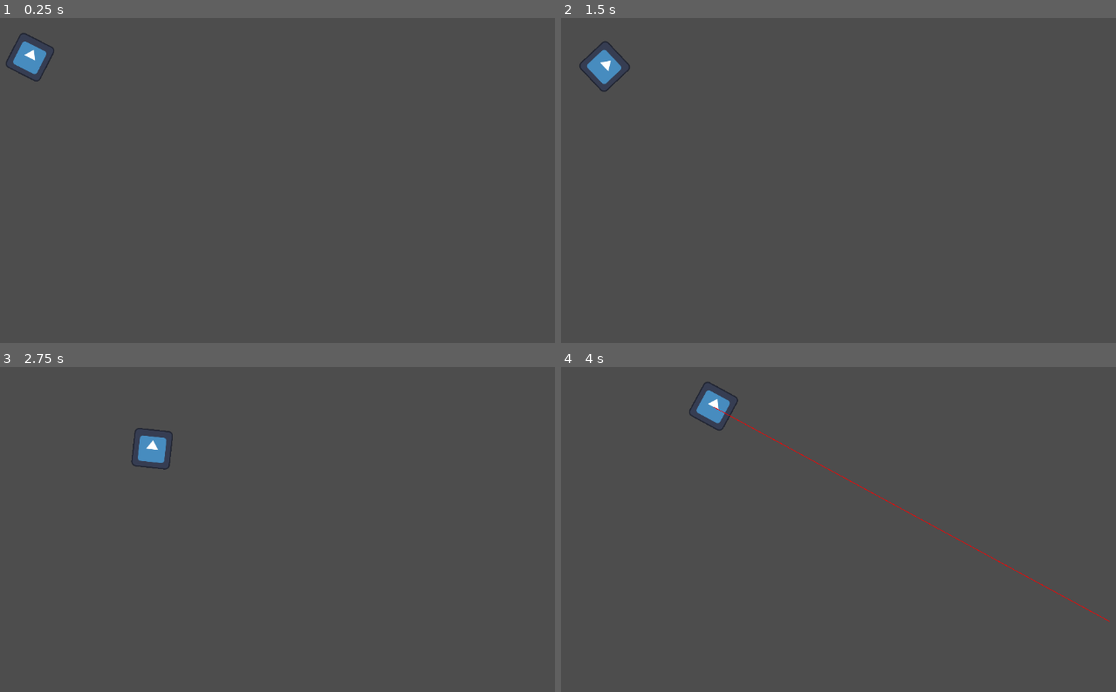
Above: before the commit, frames 1-4 (two rows, left to right).
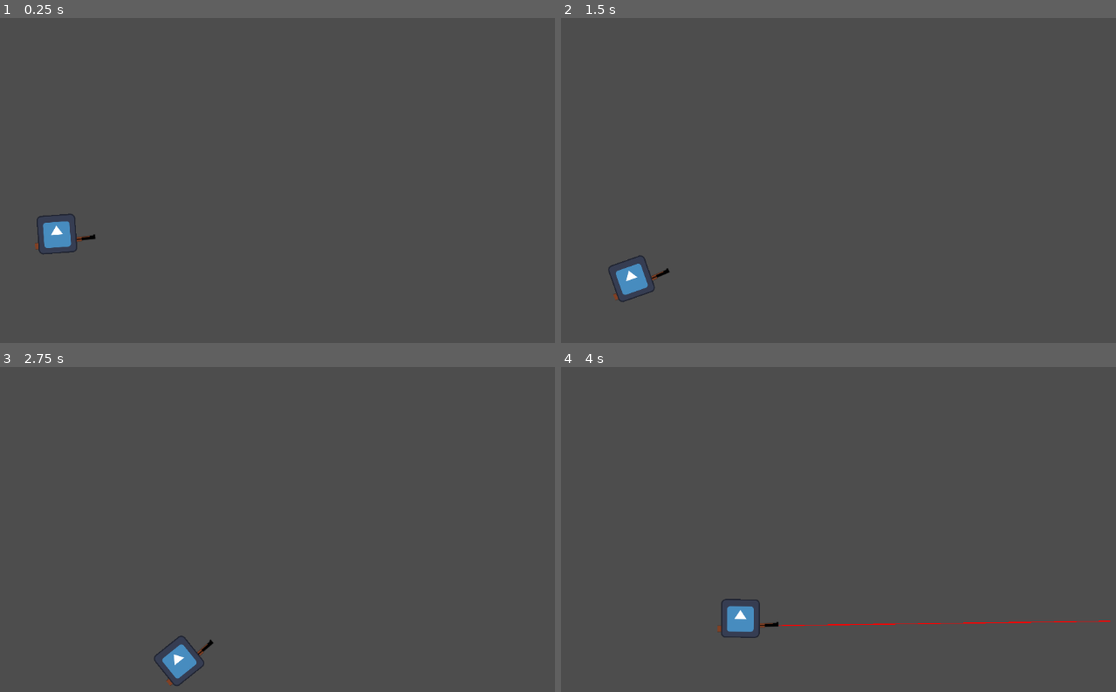
Above: after the commit, the same moments.

Repository: vikkio88/negghia
Game: Godot game, scene res://scenes/actors/player.tscn
Two runs of this game, one before a commit and one after it. Both use one fixed random seed, a clock stepped at 60 frames per second and the inputs below. The engine's default icon, where the game draws it, is replaced by a stand-in: a white triangle on a blue panel in a dark square.
Inputs (mouse positions are in pixels of both pictures, inside the frame that each line leads up to):
- Up to frame 1 (0.25 s): no input
- Up to frame 2 (1.5 s): move the mouse to (1054, 193) at 0.52 s; hold Right (right) 0.53-1.28 s; hold Right mouse button (aim) 0.53-1.28 s; move the mouse to (760, 232) at 1.27 s; hold Down (down) from 1.28 s (still down); right-click (760, 232) at 1.35 s
- Up to frame 3 (2.75 s): move the mouse to (410, 477) at 2.02 s; release Down (down) at 2.03 s; hold Right (right) from 2.03 s (still down); hold Shift (sprint) from 2.03 s (still down); right-click (410, 477) at 2.3 s
- Up to frame 4 (4 s): move the mouse to (866, 640) at 2.77 s; release Right (right) at 2.78 s; release Shift (sprint) at 2.78 s; hold Up (up) 2.78-3.53 s; right-click (866, 640) at 2.85 s; move the mouse to (1110, 620) at 3.52 s; hold Left (left) from 3.53 s (still down); hold Right mouse button (aim) from 3.53 s (still down)

The runs differ from the first frame. In frame 1, 1.1% of the frame differs, in the area x 1-18%, y 4-73%; in frame 2, 1.1%; in frame 3, 1.1%; in frame 4, 1.6%, in the area x 23-100%, y 4-84%.

Commit message:
adding rifle

Diff:
--- a/scenes/actors/player.gd
+++ b/scenes/actors/player.gd
@@ -1,7 +1,10 @@
 extends CharacterBody2D
 
-@onready var Line: Line2D = $Line2D
-@onready var Ray: RayCast2D = $RayCast2D
+const MIN_AIM_DISTANCE: float = 100.0
+
+@onready var Hand: Node2D = $hand/aimcast
+
+
 @export var _speed:float = 100.0
 
 var _speed_malus: float = 1.0
@@ -14,8 +17,8 @@
 	var direction_x := Input.get_axis("left", "right")
 	var direction_y = Input.get_axis("up", "down");
 
-	if Input.is_action_pressed("aim"):
-		cast_aim()
+	if Input.is_action_pressed("aim") and can_aim():
+		aim()
 
 	if Input.is_action_pressed("sprint") and not _is_aiming:
 		_is_sprinting = true
@@ -29,21 +32,26 @@
 		velocity.y = move_toward(velocity.y, 0, get_speed())
 
 	move_and_slide()
-	look_at(get_global_mouse_position())
-	Ray.global_position = global_position
-	Ray.look_at(get_global_mouse_position())
+	if global_position.distance_to(get_aimed_point()) > MIN_AIM_DISTANCE:
+		look_at(get_aimed_point())
+
+func get_aimed_point()-> Vector2:
+	return get_global_mouse_position()
 
 func reset_conditions()->void:
 	_is_sprinting = false
 	_is_aiming = false
-	Line.clear_points()
+	$hand/rifle.set_aim(false)
 	_speed_malus = 1.0
 
-func cast_aim()->void:
+func can_aim() -> bool:
+	return global_position.distance_to(get_aimed_point()) > MIN_AIM_DISTANCE
+
+func aim()->void:
 	_speed_malus = .3
 	_is_aiming = true
-	Line.add_point(to_local(global_position))
-	Line.add_point(get_local_mouse_position())
+	$hand/rifle.set_aim(true)
+
 
 func get_speed()-> float:
 	return (_speed * (1 if not _is_sprinting else 2.8)) *  _speed_malus
--- a/scenes/actors/player.tscn
+++ b/scenes/actors/player.tscn
@@ -1,7 +1,8 @@
-[gd_scene load_steps=4 format=3 uid="uid://bsqv7hl8eu5hm"]
+[gd_scene load_steps=5 format=3 uid="uid://bsqv7hl8eu5hm"]
 
 [ext_resource type="Script" path="res://scenes/actors/player.gd" id="1_i1438"]
 [ext_resource type="Texture2D" uid="uid://blxmwr4rq2n6j" path="res://icon.svg" id="2_6i5qd"]
+[ext_resource type="PackedScene" uid="uid://dfgt0l21jn7nd" path="res://scenes/items/weapons/rifle.tscn" id="3_7f27a"]
 
 [sub_resource type="RectangleShape2D" id="RectangleShape2D_eymji"]
 size = Vector2(131, 129)
@@ -18,12 +19,10 @@
 position = Vector2(0.5, -0.5)
 shape = SubResource("RectangleShape2D_eymji")
 
-[node name="RayCast2D" type="RayCast2D" parent="."]
-top_level = true
-position = Vector2(64, 67)
-target_position = Vector2(400, 0)
+[node name="hand" type="Node2D" parent="."]
+position = Vector2(34, 20)
+z_index = -1
 
-[node name="Line2D" type="Line2D" parent="."]
-position = Vector2(0, 2)
-width = 2.0
-default_color = Color(1, 0, 0, 1)
+[node name="rifle" parent="hand" instance=ExtResource("3_7f27a")]
+position = Vector2(-4, 8)
+scale = Vector2(3, 3)
--- /dev/null
+++ b/scenes/items/weapons/rifle.gd
@@ -0,0 +1,28 @@
+extends Node2D
+
+const OPERATIONAL_DISTANCE: float = 80.0
+
+@onready var Line: Line2D = $sprite/aimline
+@onready var Ray: RayCast2D = $sprite/aimcast
+@onready var Muzzle: Node2D = $muzzle
+
+var _is_aiming: bool = false
+
+func set_aim(aiming: bool) -> void:
+	_is_aiming = aiming
+
+
+func _physics_process(delta: float) -> void:
+	Line.clear_points()
+	Ray.global_position = global_position
+	Line.global_position = global_position
+	var aimed_point = get_global_mouse_position()
+	Ray.look_at(aimed_point)
+	look_at(aimed_point)
+
+	if _is_aiming:
+		aim()
+
+func aim() -> void:
+	Line.add_point(to_local(Muzzle.global_position))
+	Line.add_point(get_local_mouse_position())
--- /dev/null
+++ b/scenes/items/weapons/rifle.tscn
@@ -0,0 +1,33 @@
+[gd_scene load_steps=4 format=3 uid="uid://dfgt0l21jn7nd"]
+
+[ext_resource type="Script" path="res://scenes/items/weapons/rifle.gd" id="1_44ssp"]
+[ext_resource type="Texture2D" uid="uid://b2vlirb3dn6hi" path="res://assets/m1garand.png" id="1_v1npo"]
+
+[sub_resource type="RectangleShape2D" id="RectangleShape2D_3njhb"]
+size = Vector2(67, 10)
+
+[node name="rifle" type="Node2D"]
+script = ExtResource("1_44ssp")
+
+[node name="body" type="RigidBody2D" parent="."]
+
+[node name="collision" type="CollisionShape2D" parent="body"]
+position = Vector2(-2, 0)
+shape = SubResource("RectangleShape2D_3njhb")
+
+[node name="sprite" type="Sprite2D" parent="."]
+position = Vector2(0, 1)
+texture = ExtResource("1_v1npo")
+
+[node name="aimcast" type="RayCast2D" parent="sprite"]
+position = Vector2(31, -2)
+rotation = -1.5708
+target_position = Vector2(0, 200)
+
+[node name="aimline" type="Line2D" parent="sprite"]
+points = PackedVector2Array(31, -2, 56.3243, -2, 230, -2)
+width = 1.0
+default_color = Color(1, 0, 0, 1)
+
+[node name="muzzle" type="Node2D" parent="."]
+position = Vector2(32, -1)
Binary file added: assets/m1garand.png
Not shown, added: assets/m1garand.png.import
